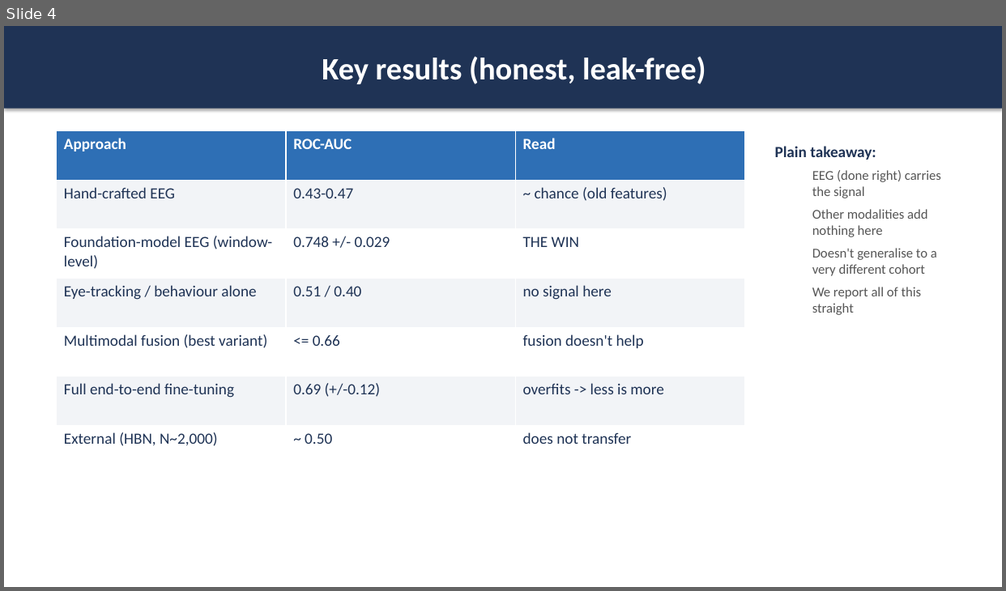
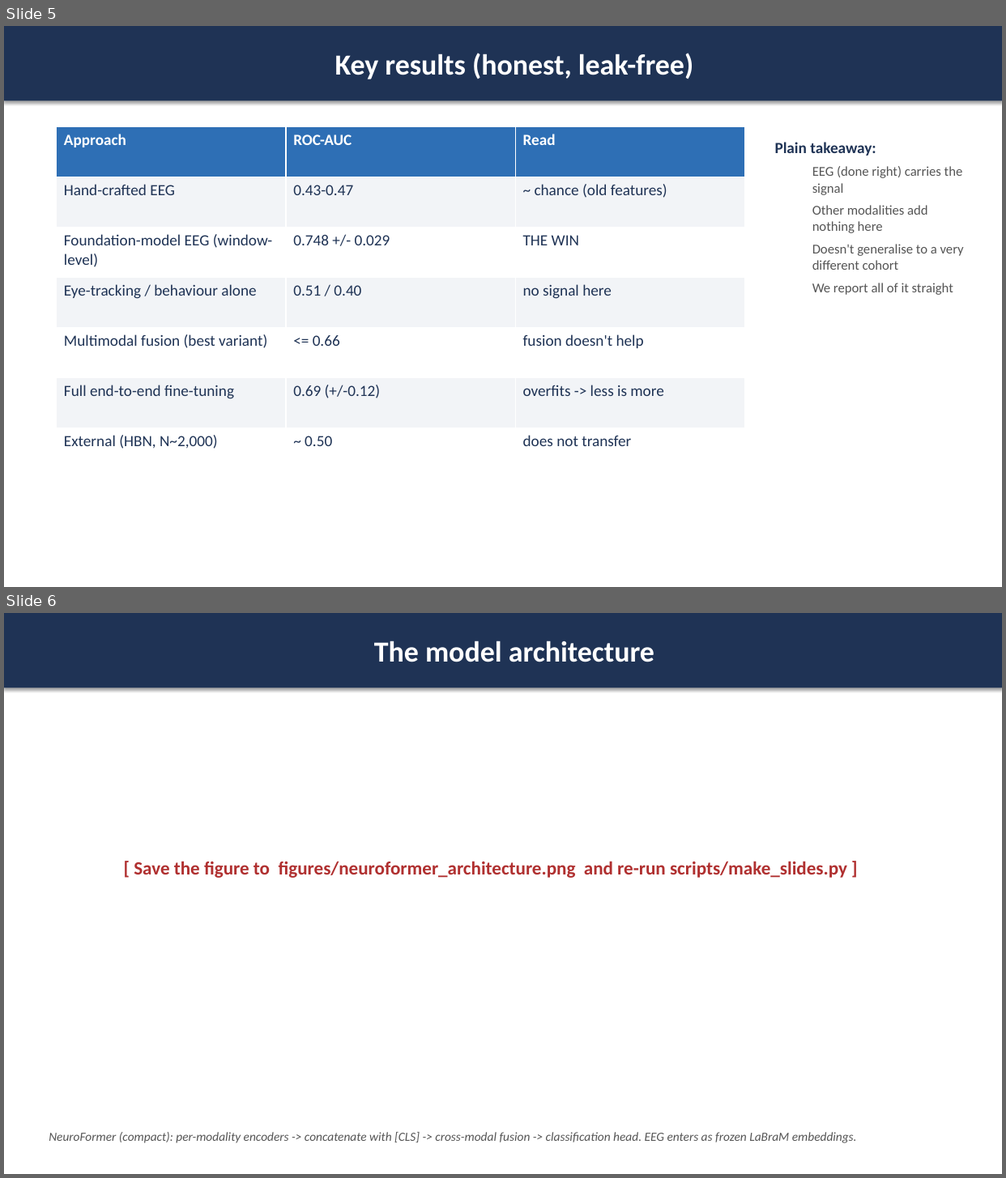
Before and after one commit to AyeshaAnzer1610/neuroformer, a slide deck: docs/resubmission/NeuroFormer-Supervisor-Meeting.pptx. Shown one above the other, each under a label of ours: slide 4 before the commit, slides 5 and 6 after it. The pictures are 1006x591 and 1006x1178 pixels, drawn with LibreOffice and Linux fonts; fonts in the diff are those of the drawing. Boxes give left, top, right and bottom in pixels: in the first picture for what was removed or moved away, otherwise in the second. Text is boxed around its words. In the diff, an @@ line names an element or a change of style, - is before the commit and + after.

```diff
--- a/docs/resubmission/NeuroFormer-Supervisor-Meeting.pptx
+++ b/docs/resubmission/NeuroFormer-Supervisor-Meeting.pptx
@@ slide 6 added at (x1=4, y1=613, x2=1002, y2=1174), background #FFFFFF @@
@@ rectangle added at (x1=4, y1=613, x2=1002, y2=688), fill #1F3355, 28 pt, text #FFFFFF, bold @@
+The model architecture
@@ text added at (x1=134, y1=861, x2=847, y2=878), 18 pt, text #B03030, bold @@
+[ Save the figure to figures/neuroformer_architecture.png and re-run scripts/make_slides.py ]
@@ text added at (x1=49, y1=1132, x2=857, y2=1144), 12 pt, text #555555, italic @@
+NeuroFormer (compact): per-modality encoders -> concatenate with [CLS] -> cross-modal fusion -> classification head. EEG enters as frozen LaBraM embeddings.
@@ what was slide 4 is now slide 5 @@
@@ slide 5 changed as well @@
@@ rectangle "Key results (honest, leak-free)" resized from (x1=4, y1=26, x2=1002, y2=109) to (x1=4, y1=26, x2=1002, y2=101) @@
@@ rectangle "Key results (honest, leak-free)" at (x1=4, y1=26, x2=1002, y2=101): size 30 to 28 pt @@
@@ table resized from (x1=57, y1=130, x2=746, y2=476) to (x1=57, y1=127, x2=746, y2=479) @@
@@ text at (x1=812, y1=283, x2=953, y2=295): text changed @@
-  We report all of this straight
+  We report all of it straight
```
Also in this commit, not shown: 8 other slides changed, 1 other slide added, 1 other file.
